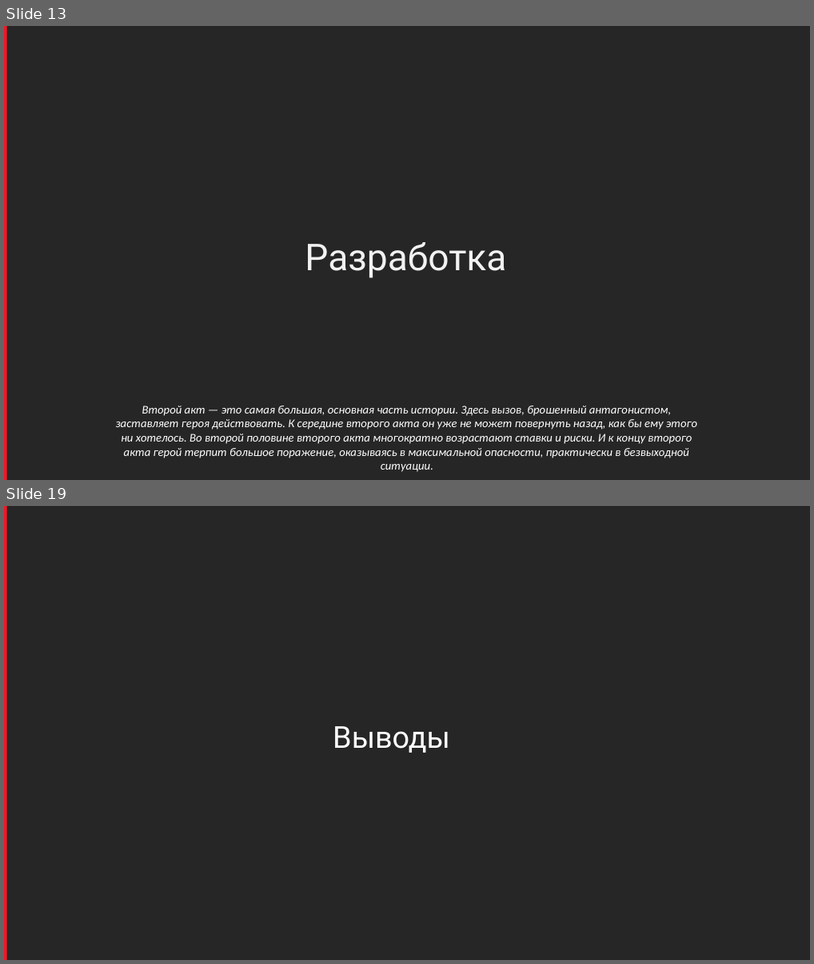
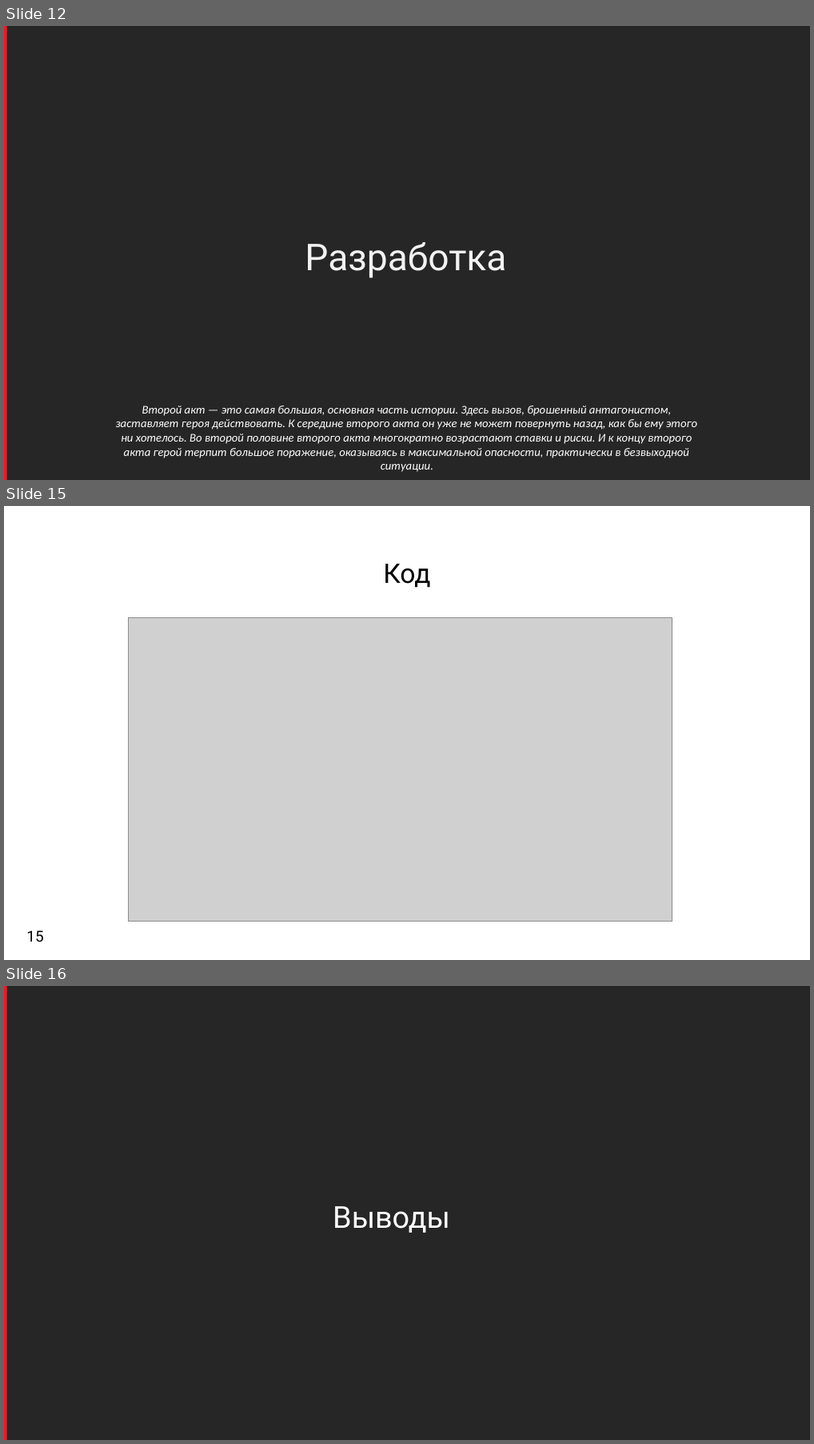
Before and after one commit to sidristij/dotnext-online-2021, a slide deck: 00-dotnext-threadpool.pptx. Shown one above the other, each under a label of ours: slides 13 and 19 before the commit, slides 12, 15 and 16 after it; the slides between them are not shown. The pictures are 814x964 and 814x1444 pixels, drawn with LibreOffice and Linux fonts; fonts in the diff are those of the drawing; grey boxes stand for pictures; background and template pictures are left out. Boxes give left, top, right and bottom in pixels: in the first picture for what was removed or moved away, otherwise in the second. Text is boxed around its words. In the diff, an @@ line names an element or a change of style, - is before the commit and + after.

```diff
--- a/00-dotnext-threadpool.pptx
+++ b/00-dotnext-threadpool.pptx
@@ slide 15 added at (x1=4, y1=506, x2=810, y2=960), background #FFFFFF @@
@@ rectangle added at (x1=4, y1=506, x2=810, y2=960), fill #FFFFFF @@
@@ rectangle added at (x1=808, y1=506, x2=810, y2=960), fill #548235 @@
@@ text added at (x1=383, y1=564, x2=430, y2=588), 32 pt, text #000000 @@
+Код
@@ picture added at (x1=129, y1=618, x2=673, y2=922) @@
@@ page number added at (x1=18, y1=933, x2=35, y2=941), 18 pt, text #000000 @@
+15
@@ page number added at (x1=26, y1=930, x2=43, y2=941), 18 pt, text #FFFFFF @@
+15
@@ what was slide 13 is now slide 12 @@
@@ what was slide 19 is now slide 16 @@
```
Also in this commit, not shown: 10 slides changed, 4 slides removed, 1 other file.
